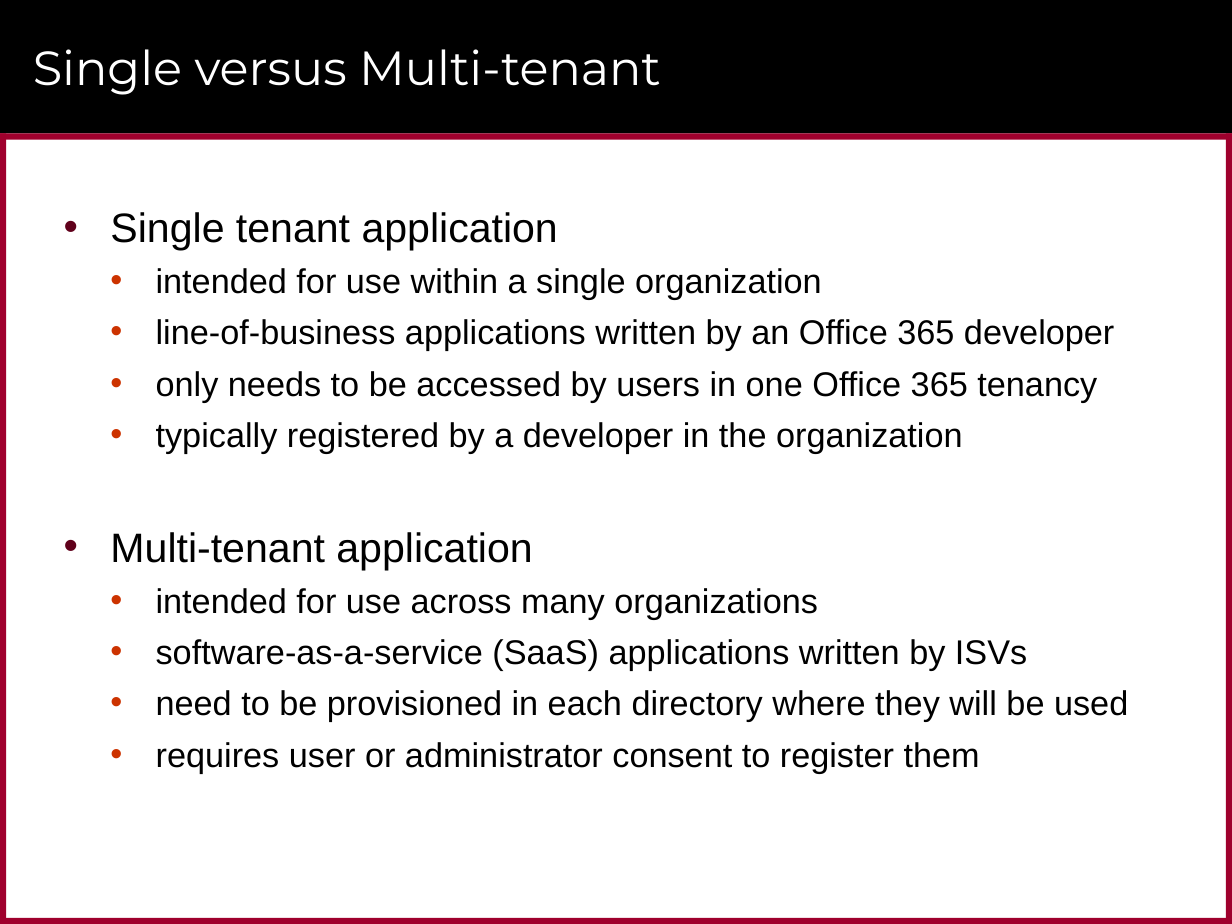
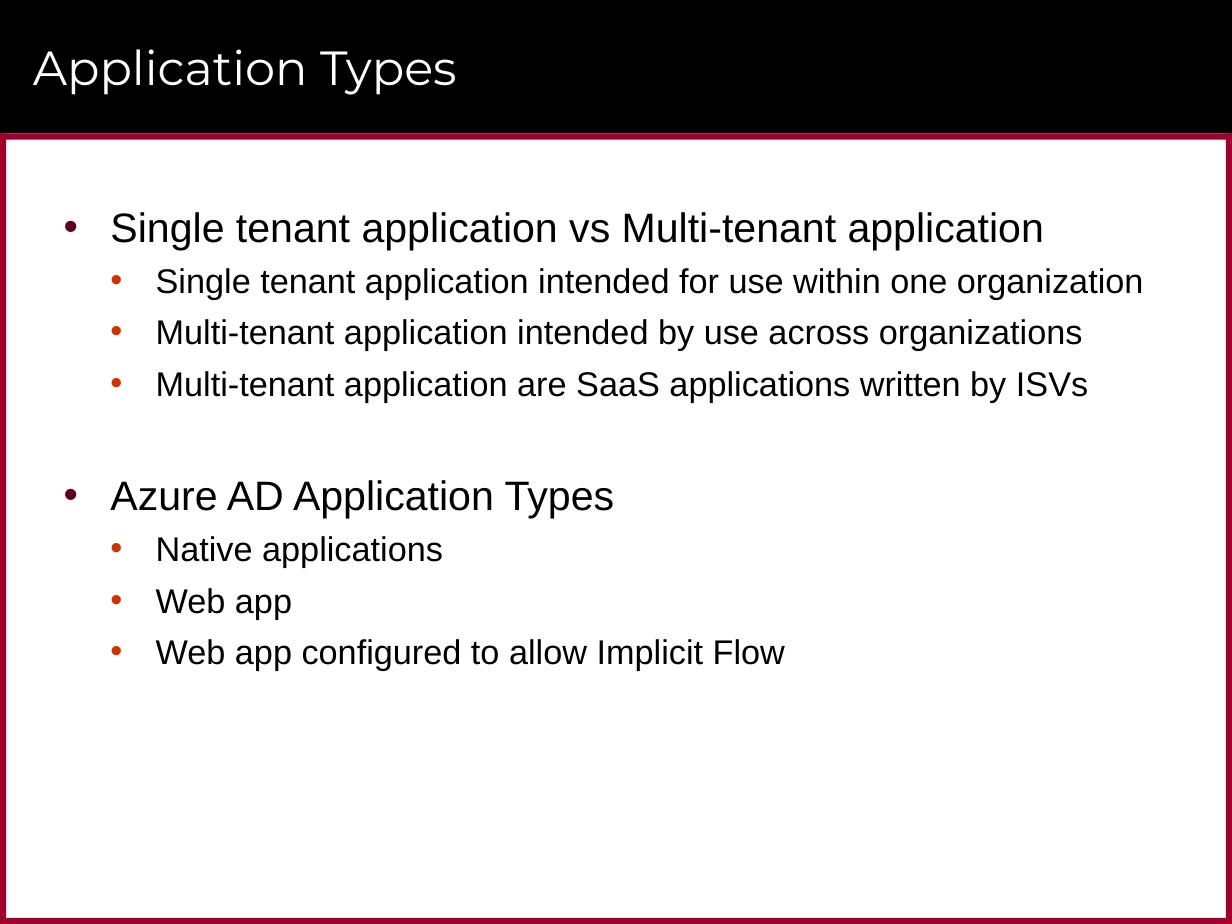
Before and after one commit to CriticalPathTraining/MSD365_Courseware, a slide deck: slide 17 of 07 AzureActiveDirectory.pptx (slide 26 before the commit). Drawn at 1232x924 pixels with LibreOffice and Linux fonts; fonts in the diff are those of the drawing; background and template pictures are left out. Boxes give left, top, right and bottom in pixels: in the first picture for what was removed or moved away, otherwise in the second. Text is boxed around its words. In the diff, an @@ line names an element or a change of style, - is before the commit and + after.

```diff
--- a/07 AzureActiveDirectory.pptx
+++ b/07 AzureActiveDirectory.pptx
@@ title at [33, 49, 457, 95]: text changed @@
-Single versus Multi-tenant
+Application Types
@@ text at [110, 212, 1144, 671]: text changed @@
-• Single tenant application
-  • intended for use within a single organization
-  • line-of-business applications written by an Office 365 developer
-  • only needs to be accessed by users in one Office 365 tenancy
-  • typically registered by a developer in the organization
-• Multi-tenant application
-  • intended for use across many organizations
-  • software-as-a-service (SaaS) applications written by ISVs
-  • need to be provisioned in each directory where they will be used
-  • requires user or administrator consent to register them
+• Single tenant application vs Multi-tenant application
+  • Single tenant application intended for use within one organization
+  • Multi-tenant application intended by use across organizations
+  • Multi-tenant application are SaaS applications written by ISVs
+• Azure AD Application Types
+  • Native applications
+  • Web app
+  • Web app configured to allow Implicit Flow
```
Also in this commit, not shown: 3 other files.
